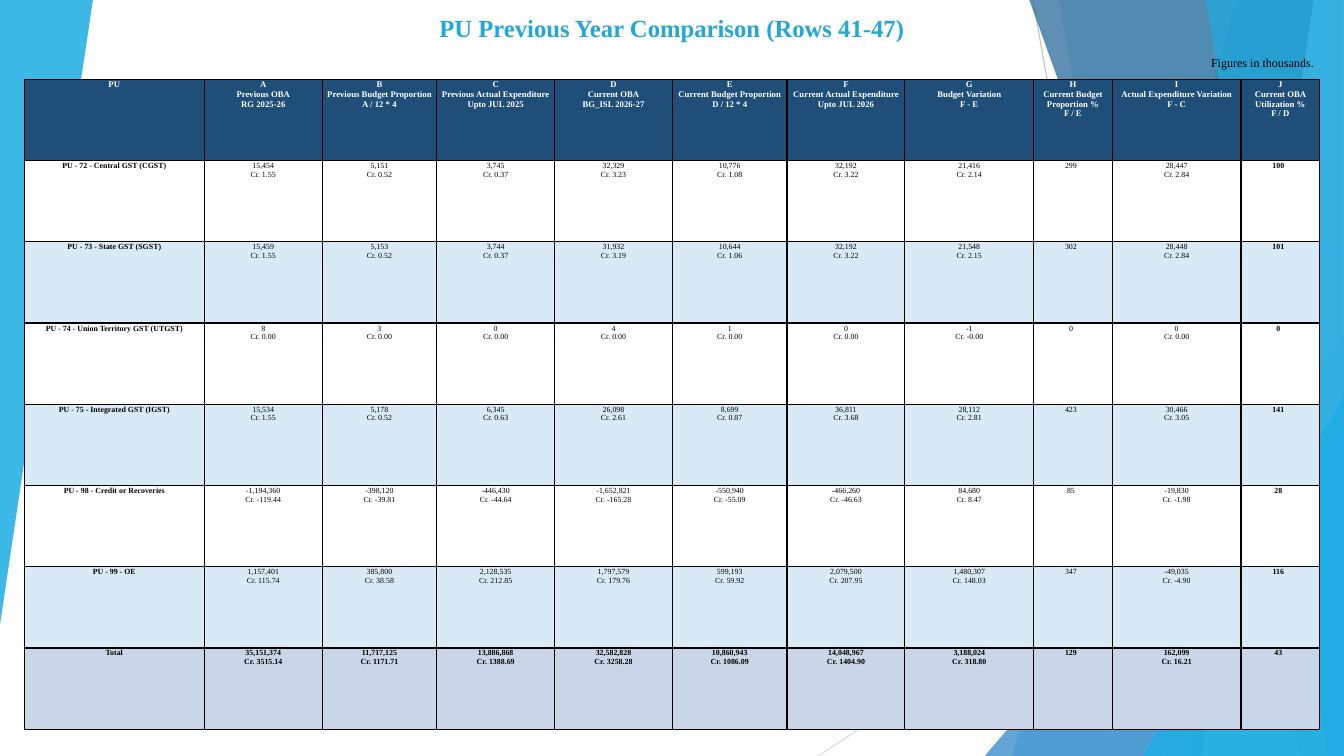
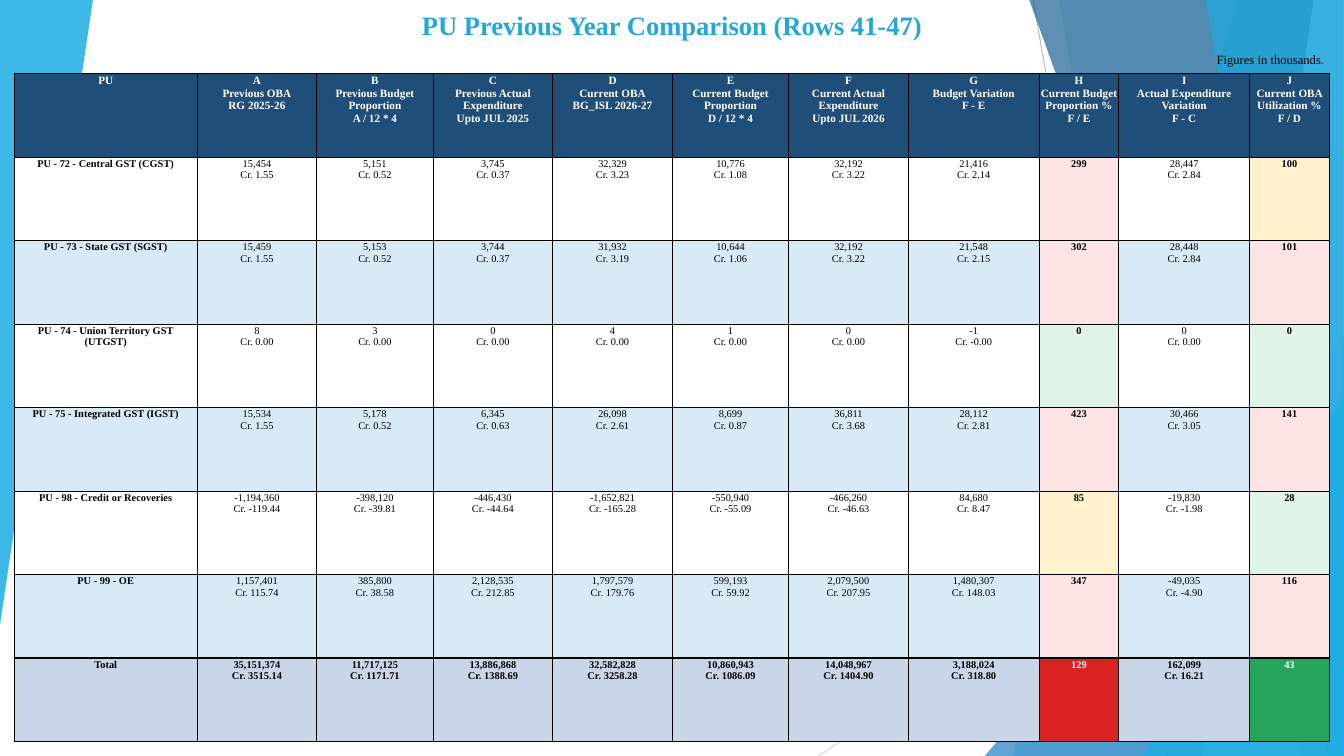
Before and after one commit to girishtiwari007/MB-BUDGET, a slide deck: slide 11 of exports/Moradabad_Division_Current_Year_Budget_Analysis.pptx. Drawn at 1344x756 pixels with LibreOffice and Linux fonts; fonts in the diff are those of the drawing. Boxes give left, top, right and bottom in pixels: in the first picture for what was removed or moved away, otherwise in the second. Text is boxed around its words. In the diff, an @@ line names an element or a change of style, - is before the commit and + after.

```diff
--- a/exports/Moradabad_Division_Current_Year_Budget_Analysis.pptx
+++ b/exports/Moradabad_Division_Current_Year_Budget_Analysis.pptx
@@ text "PU Previous Year Comparison (Rows ...": place and size @@
-text "PU Previous Year Comparison (Rows ..." at (439,20,904,42)
+text "PU Previous Year Comparison (Rows ..." at (422,16,922,41)
@@ text "PU Previous Year Comparison (Rows ..." at (422,16,922,41): size 17.6 to 19 pt @@
@@ text "Figures in thousands." at (1217,55,1325,67): size 8.6 to 9 pt @@
@@ table at (14,74,1330,742) @@
@@ fill #FFFFFF to #FCE4E4 in row 2, column 9 @@
@@ fill #FFFFFF to #FFF2CC in 2 cells @@
@@ fill #D9EAF7 to #FCE4E4 in 6 cells @@
@@ fill #FFFFFF to #DFF3E7 in 3 cells @@
@@ fill #C8D6E8 to #D92323 in row 8, column 9 @@
@@ fill #C8D6E8 to #25A55B in row 8, column 11 @@
@@ size 6.2 to 8 pt in "PU", "A Previous OBA RG 2025-26", "B Previous Budget Proportion A / 12 ...", "C Previous Actual Expenditure Upto JUL 2025" and 7 more places @@
@@ size 5.6 to 7.4 pt in "PU - 72 - Central GST (CGST)", "15,454 Cr. 1.55", "5,151 Cr. 0.52", "3,745 Cr. 0.37" and 73 more places @@
@@ bold on in "299", "302", "0", "423" and 2 more places @@
@@ text colour #000000 to #FFFFFF in "129", "43" @@
@@ table: place and size @@
-table at (24,80,1322,730)
+table at (14,74,1330,742)
```
Also in this commit, not shown: 12 other slides changed, 5 other files.
